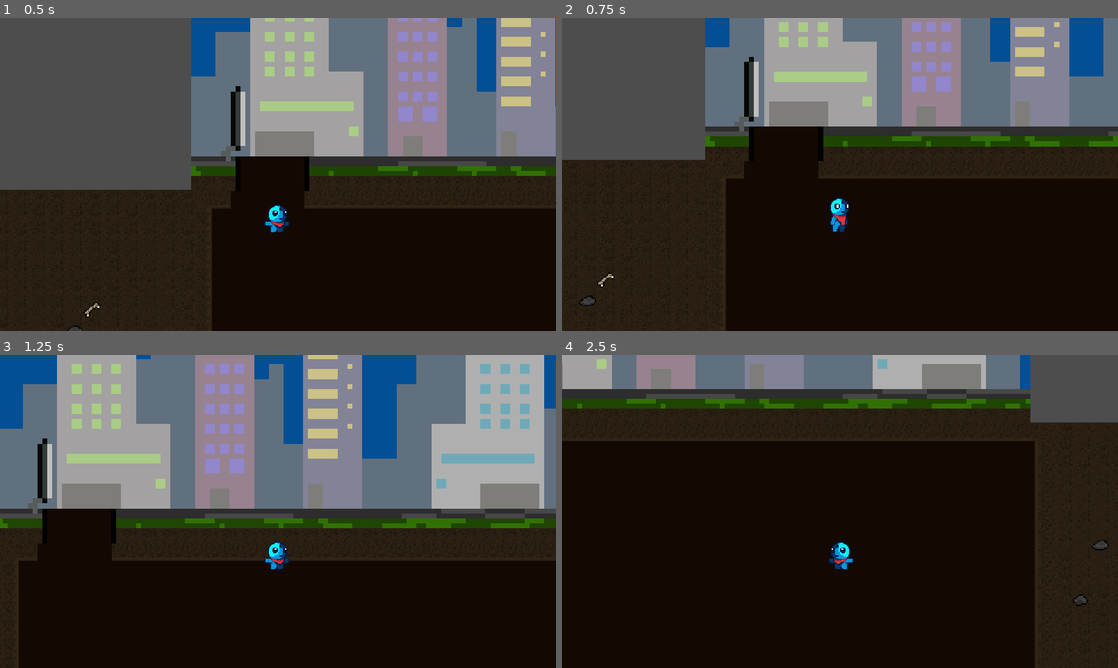
Above: before the commit, frames 1-4 (two rows, left to right).
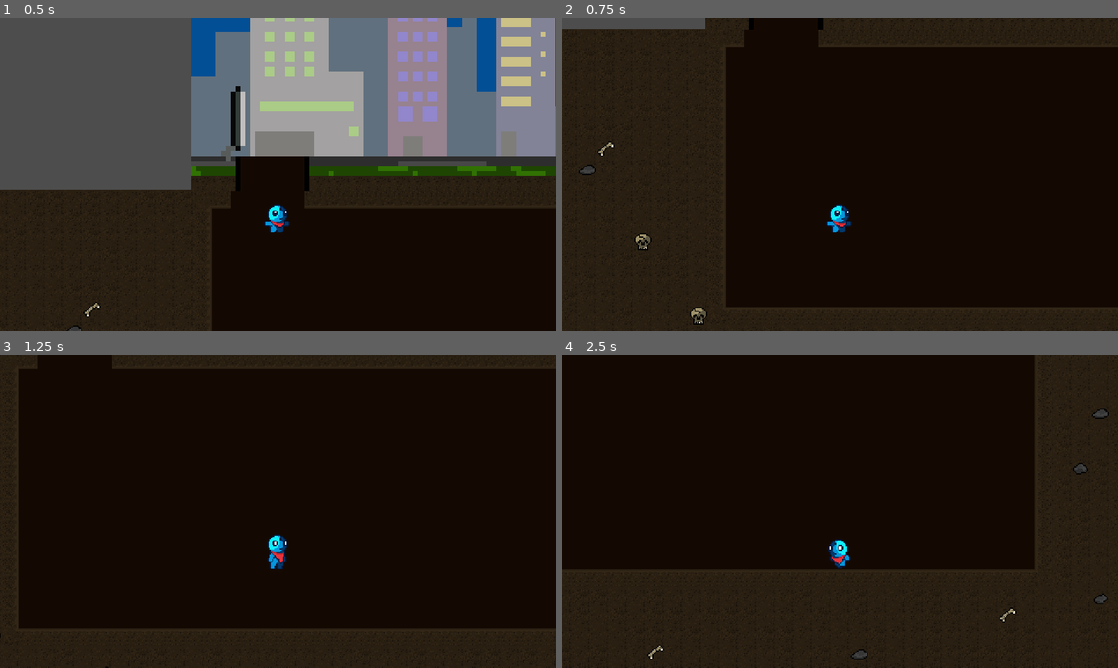
Above: after the commit, the same moments.

Repository: Final-Cake-Games/pirate-software-gamejam-14
Game: Godot game, scene res://scenes/test_level.tscn
The game is run twice, just before and just after one commit, with the same random seed, the same clock (stepped at 60 frames per second) and the same inputs. The project has no main scene, so this scene is started directly.
Inputs:
- Up to frame 1 (0.5 s): no input
- Up to frame 2 (0.75 s): hold D (move_right) from 0.53 s (still down); tap Space (jump) at 0.6 s
- Up to frame 3 (1.25 s): keep holding D (move_right); tap Space (jump) at 0.77, 1.07 s
- Up to frame 4 (2.5 s): tap Space (jump) at 1.35, 1.52, 1.82, 2.1 s; release D (move_right) at 2.03 s; hold A (move_left) from 2.03 s (still down)

Frame 1 is identical in both runs. In frame 2, 43% of the frame differs, in the area x 0-100%, y 0-100%; in frame 3, 58%; in frame 4, 24%.

Commit message:
Added climb ladder mechanic
Variable is_on_ladder is set depending on collision with ladder.

Diff:
--- a/scripts/player.gd
+++ b/scripts/player.gd
@@ -6,24 +6,27 @@
 
 # Variáveis de física
 @export var MAX_SPEED : float = 250
+@export var CLIMB_SPEED : float = 100
 @export var GRAVITY : float = 900
 @export var JUMP_FORCE : float = 400
 @export var SECOND_JUMP_FORCE : float = 250
 @export var MAX_JUMPS : int = 2
 
 var direction : float  # Input do utilizador (direção no X)
-var jumps_available = MAX_JUMPS
+var jumps_available : int = 0
+var is_on_ladder : bool = false
 
 func _process(_delta):
 	direction = Input.get_axis('move_left', 'move_right')
 	if Input.is_action_just_pressed('jump') && jumps_available > 0:
 		jump()
+
 	animation_updater()
 
 func _physics_process(delta):
 	move_and_slide()  # Chamado 1º para atualizar is_on_floor() antes de dar rest ao MAX_JUMPS
 
-	if !is_on_floor():  # Se não está no chão, aplica gravidade
+	if !is_on_floor() && !is_on_ladder:  # Se não está no chão, aplica gravidade
 		velocity.y += GRAVITY * delta
 	else:  # Se está dá reset aos saltos
 		jumps_available = MAX_JUMPS
@@ -33,6 +36,9 @@
 		velocity.x = direction * MAX_SPEED  # Aplica velocidade máxima imediatamente
 	else:  # Estamos a parar
 		velocity.x = move_toward(velocity.x, 0, 20)  # Abranda até 0 de 20 em 20 unidades
+
+	if is_on_ladder:
+		velocity.y = Input.get_axis('climb_up', 'climb_down') * CLIMB_SPEED
 
 func jump():
 	if jumps_available == 2:  # Verifica se é 1º ou 2º salto
@@ -61,7 +67,7 @@
 			animation_player.play('fall')
 
 func _on_ladder_check_body_entered(body):
-	print('on ladder')
+	is_on_ladder = true
 
 func _on_ladder_check_body_exited(body):
-	print('off ladder')
+	is_on_ladder = false
